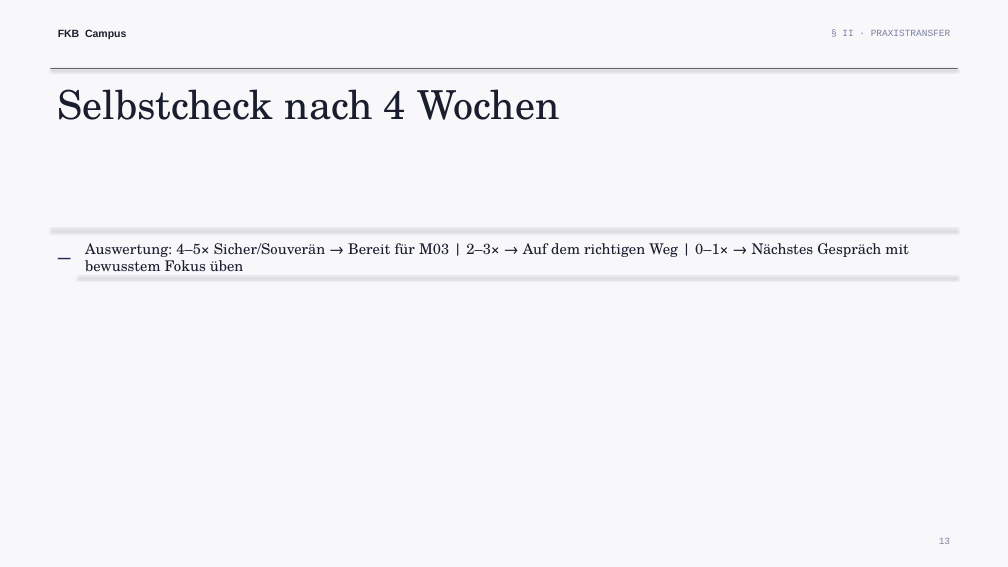
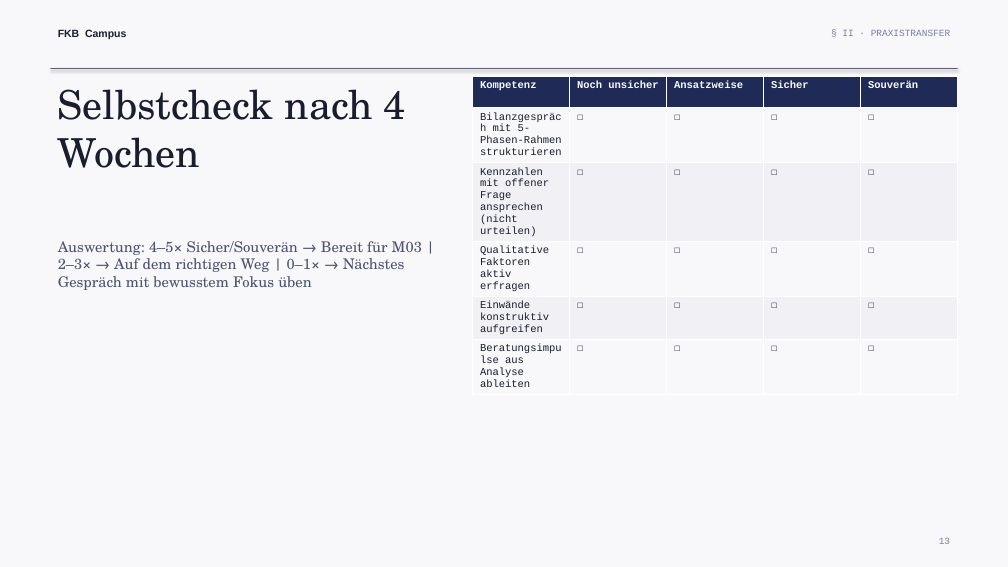
Before and after one commit to ck5rqc47pr-byte/firmenkundenakademie-online, a slide deck: slide 13 of public/downloads/praesentation/M02.pptx. Drawn at 1008x567 pixels with LibreOffice and Linux fonts; fonts in the diff are those of the drawing. Boxes give left, top, right and bottom in pixels: in the first picture for what was removed or moved away, otherwise in the second. Text is boxed around its words. In the diff, an @@ line names an element or a change of style, - is before the commit and + after.

```diff
--- a/public/downloads/praesentation/M02.pptx
+++ b/public/downloads/praesentation/M02.pptx
@@ text "Selbstcheck nach 4 Wochen" rewrapped from box(58, 89, 559, 120) to box(58, 89, 406, 168) @@
@@ table added at box(473, 76, 957, 391), 6 rows, 5 columns @@
+Kompetenz | Noch unsicher | Ansatzweise | Sicher | Souverän
+Bilanzgespräch mit 5-Phasen-Rahmen strukturieren | ☐ | ☐ | ☐ | ☐
+Kennzahlen mit offener Frage ansprechen (nicht urteilen) | ☐ | ☐ | ☐ | ☐
+Qualitative Faktoren aktiv erfragen | ☐ | ☐ | ☐ | ☐
+Einwände konstruktiv aufgreifen | ☐ | ☐ | ☐ | ☐
+Beratungsimpulse aus Analyse ableiten | ☐ | ☐ | ☐ | ☐
@@ text "Auswertung: 4–5× Sicher/Souverän → Bereit ...": place and size @@
-text "Auswertung: 4–5× Sicher/Souverän → Bereit ..." at box(85, 243, 908, 271)
+text "Auswertung: 4–5× Sicher/Souverän → Bereit ..." at box(58, 241, 422, 290)
@@ text "Auswertung: 4–5× Sicher/Souverän → Bereit ..." at box(58, 241, 422, 290): text colour #191D2E to #4D5270 @@
@@ rectangle removed at box(51, 228, 958, 229) @@
@@ text removed at box(51, 238, 72, 268) @@
-–
@@ rectangle removed at box(78, 276, 958, 277) @@
```
Also in this commit, not shown: 6 other slides changed, 21 other files.
